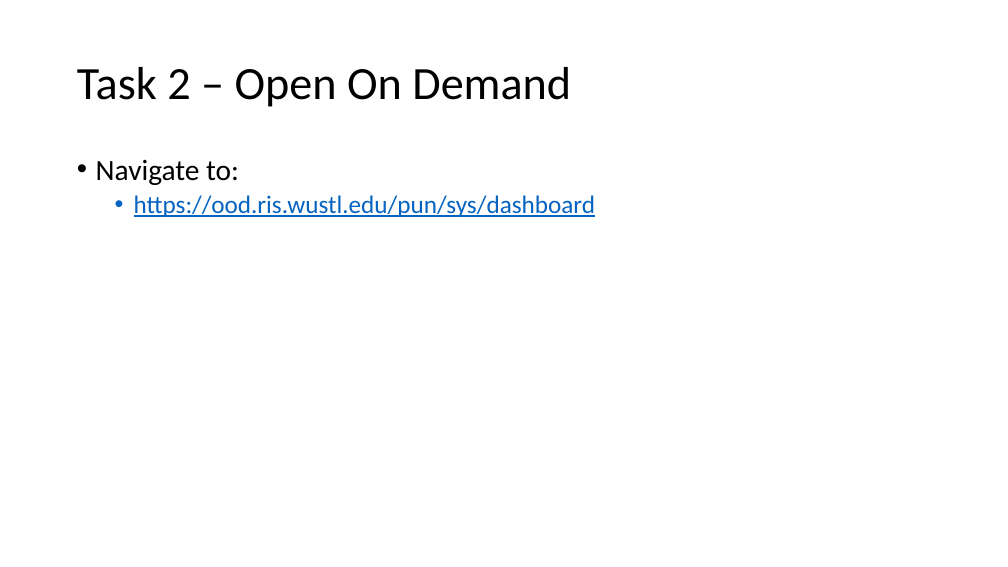
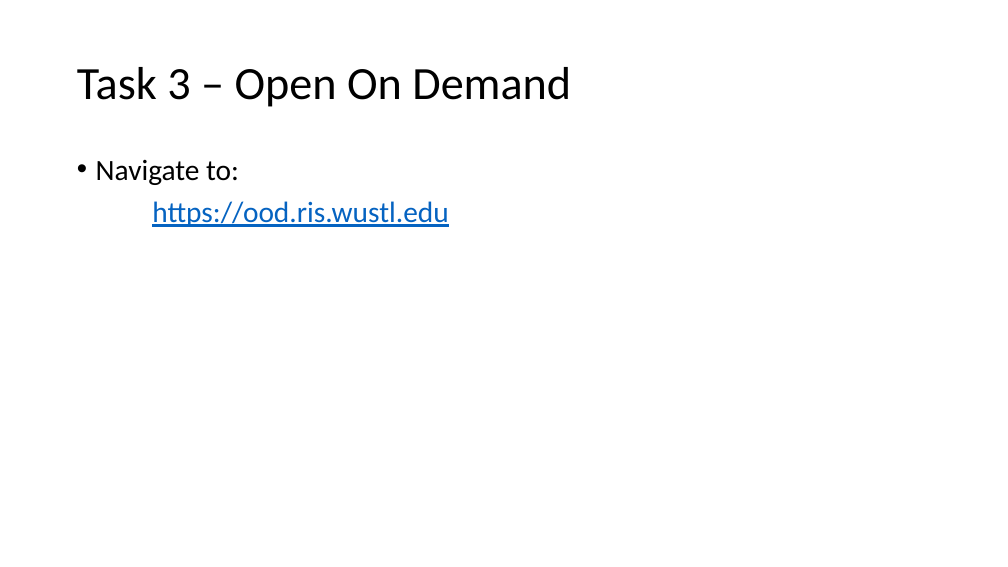
Before and after one commit to GregePorter/RIS-quickstart, a slide deck: slide 8 of slides/single-day-ris-workshop.pptx (slide 6 before the commit). Drawn at 1008x567 pixels with LibreOffice and Linux fonts; fonts in the diff are those of the drawing. Boxes give left, top, right and bottom in pixels: in the first picture for what was removed or moved away, otherwise in the second. Text is boxed around its words. In the diff, an @@ line names an element or a change of style, - is before the commit and + after.

```diff
--- a/slides/single-day-ris-workshop.pptx
+++ b/slides/single-day-ris-workshop.pptx
@@ title at (77, 67, 571, 107): text changed @@
-Task 2 – Open On Demand
+Task 3 – Open On Demand
@@ text at (152, 201, 448, 227): text changed; size 24 to 28 pt @@
-  • https://ood.ris.wustl.edu/pun/sys/dashboard
+https://ood.ris.wustl.edu
```
Also in this commit, not shown: 5 other slides changed, 1 slide added.
